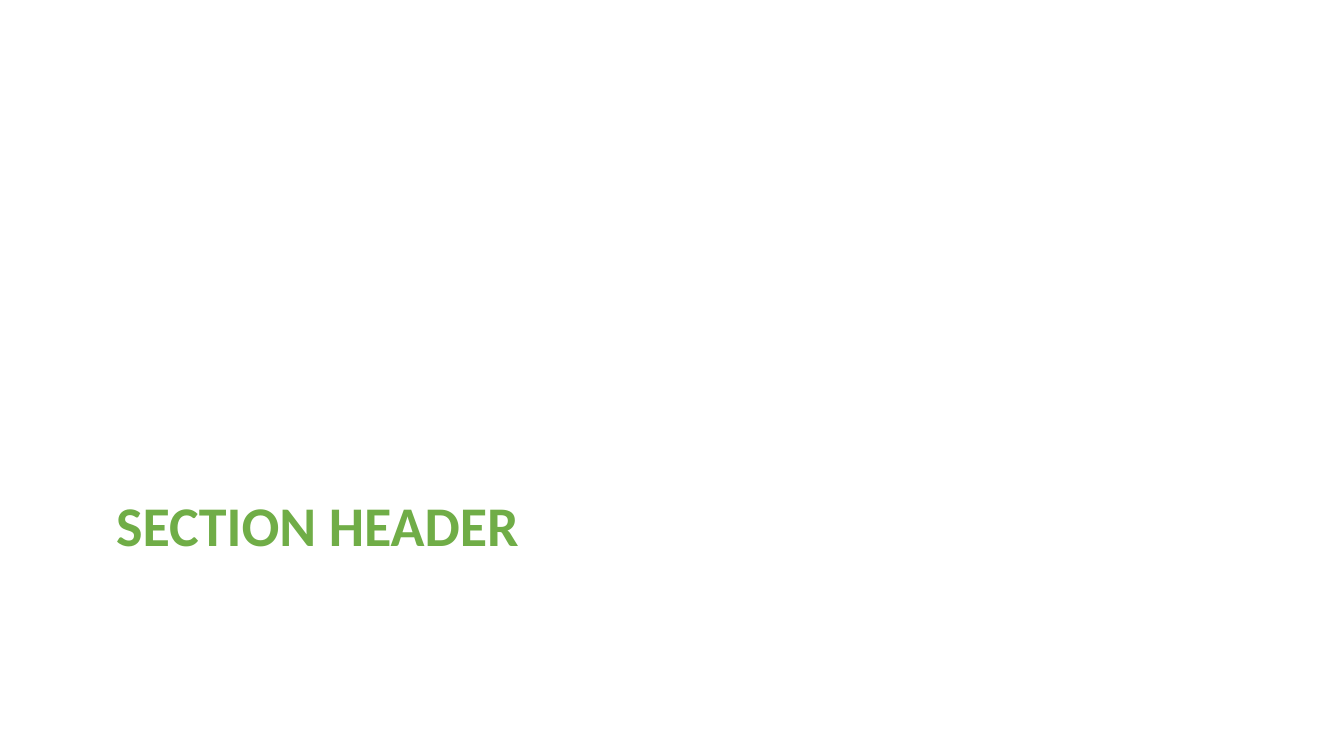
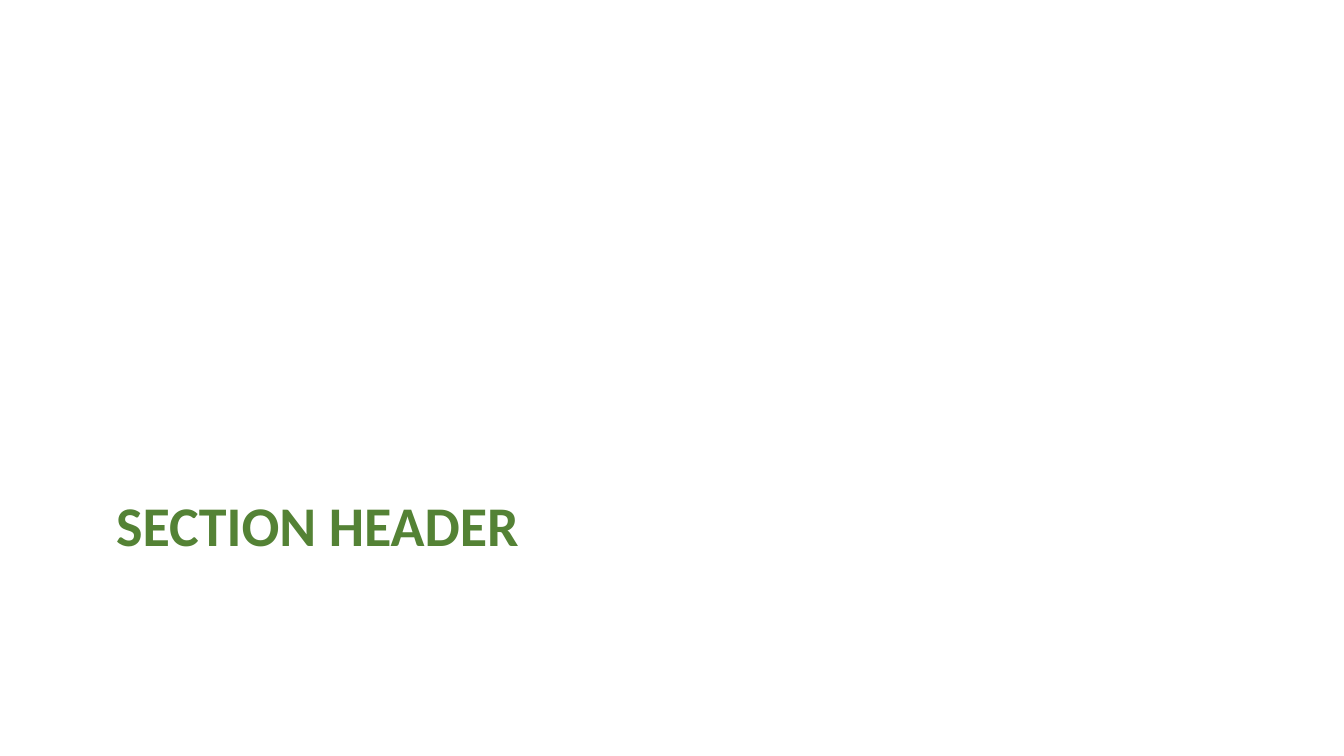
Before and after one commit to openstax/enki, a slide deck: slide 3 of bakery-src/scripts/ppt/custom-reference-en.pptx. Drawn at 1344x756 pixels with LibreOffice and Linux fonts; fonts in the diff are those of the drawing; background and template pictures are left out. Boxes give left, top, right and bottom in pixels: in the first picture for what was removed or moved away, otherwise in the second. Text is boxed around its words. In the diff, an @@ line names an element or a change of style, - is before the commit and + after.

```diff
--- a/bakery-src/scripts/ppt/custom-reference-en.pptx
+++ b/bakery-src/scripts/ppt/custom-reference-en.pptx
@@ title "SECTION HEADER" at (x1=116, y1=509, x2=519, y2=547): text colour #70AD47 to #548235 @@
```
Also in this commit, not shown: 3 other slides changed, 6 other files.
